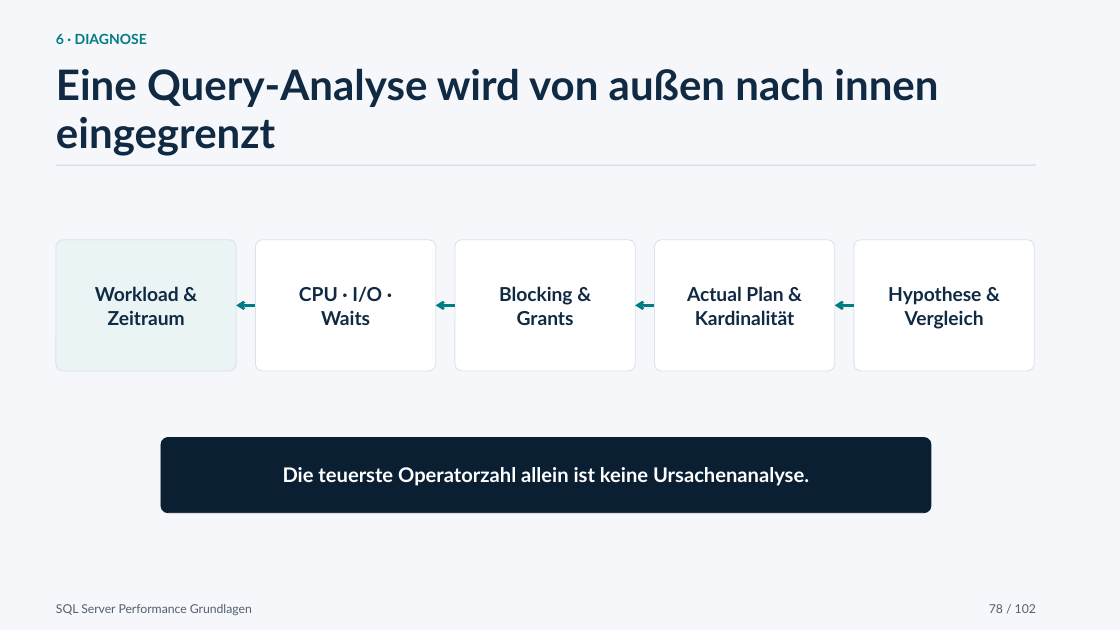
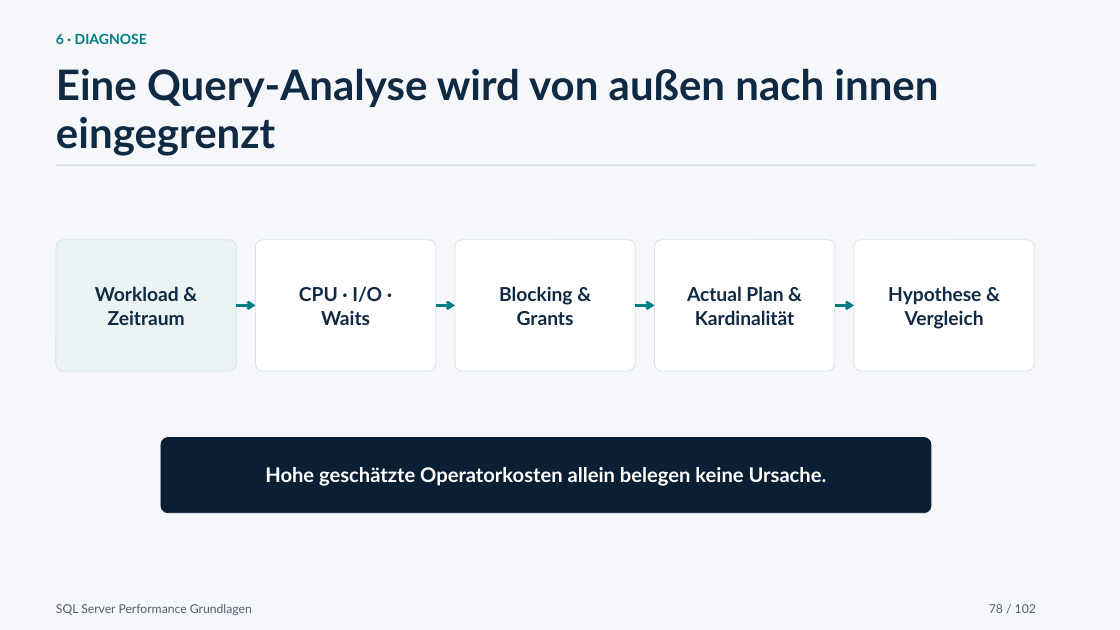
Before and after one commit to gecompat/SQL_PerformanceSchulung, a slide deck: slide 78 of Presentations/Performance_Schulung_Chat_2026-07-23_2146_SQL_Server_Performance_Grundlagen.pptx. Drawn at 1120x630 pixels with LibreOffice and Linux fonts; fonts in the diff are those of the drawing. Boxes give left, top, right and bottom in pixels: in the first picture for what was removed or moved away, otherwise in the second. Text is boxed around its words. In the diff, an @@ line names an element or a change of style, - is before the commit and + after.

```diff
--- a/Presentations/Performance_Schulung_Chat_2026-07-23_2146_SQL_Server_Performance_Grundlagen.pptx
+++ b/Presentations/Performance_Schulung_Chat_2026-07-23_2146_SQL_Server_Performance_Grundlagen.pptx
@@ arrow (236, 306) - (255, 306): arrowheads changed @@
@@ arrow (436, 306) - (455, 306): arrowheads changed @@
@@ arrow (635, 306) - (655, 306): arrowheads changed @@
@@ arrow (835, 306) - (854, 306): arrowheads changed @@
@@ text at <box>265,467,827,486</box>: text changed @@
-Die teuerste Operatorzahl allein ist keine Ursachenanalyse.
+Hohe geschätzte Operatorkosten allein belegen keine Ursache.
```
Also in this commit, not shown: 15 other slides changed, 12 other files.
